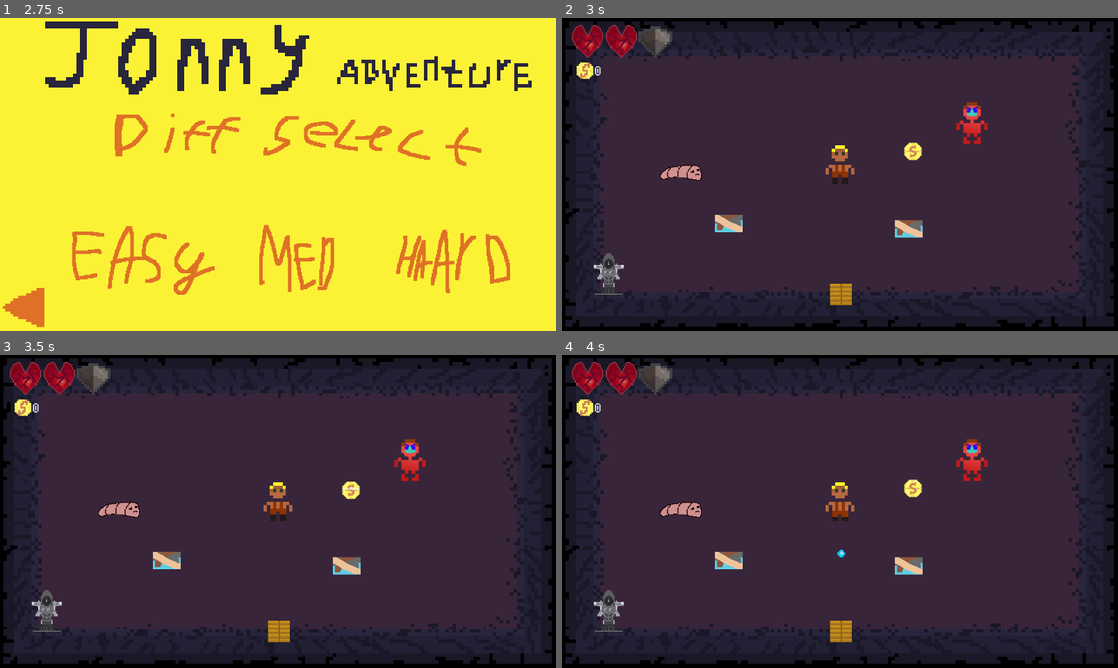
Above: before the commit, frames 1-4 (two rows, left to right).
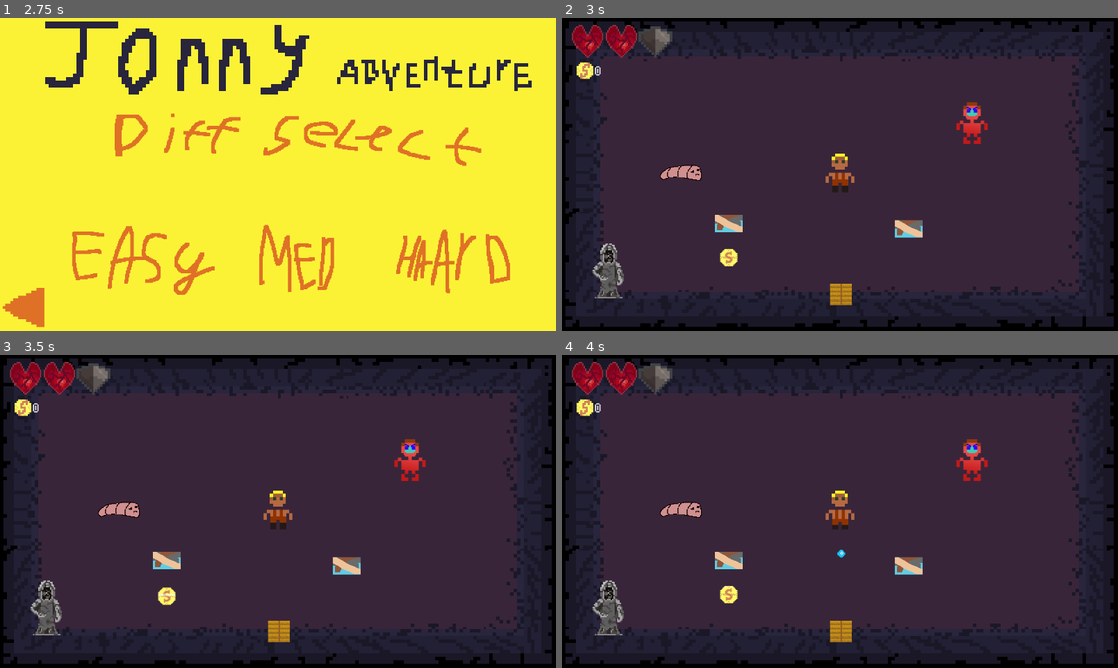
Above: after the commit, the same moments.

Repository: Korneplod1337/Jonny-Adventure
Game: Godot game, scene res://start.tscn
Same seed, same stepped clock (60 frames per second), same inputs: the game is played once before the commit and once after it.
Inputs (mouse positions are in pixels of both pictures, inside the frame that each line leads up to):
- Up to frame 1 (2.75 s): tap Enter at 0.5 s; move the mouse to (400, 158) at 0.52 s; hold Right (fire_right) 0.53-1.25 s; tap I (i) at 0.6 s; tap O (o) at 0.8 s; click (127, 274) at 1.25 s; click "Jonny" at 2 s
- Up to frame 2 (3 s): click (701, 255) at 2.75 s
- Up to frame 3 (3.5 s): no input
- Up to frame 4 (4 s): move the mouse to (728, 527) at 3.52 s; hold Down (fire_down) from 3.53 s (still down); tap O (o) at 3.6 s; tap I (i) at 3.8 s

Frame 1 is identical in both runs. In frame 2, 1.3% of the frame differs, in the area x 5-65%, y 39-90%; in frame 3, 1.3%; in frame 4, 1.3%.

Commit message:
all shrines

Diff:
--- a/game/player/Jonny/Jonny.tscn
+++ b/game/player/Jonny/Jonny.tscn
@@ -131,17 +131,17 @@
 shot_scene = ExtResource("2_3ep63")
 
 [node name="AnimatedSprite2D" type="AnimatedSprite2D" parent="." unique_id=222282461]
-position = Vector2(0, -12)
+position = Vector2(0, -1.6216221)
 sprite_frames = SubResource("SpriteFrames_g617h")
 animation = &"afk_default"
 
 [node name="AnimatedShot" type="AnimatedSprite2D" parent="." unique_id=2140154797]
-position = Vector2(0, -25.945946)
+position = Vector2(0, -16)
 sprite_frames = SubResource("SpriteFrames_epc1c")
 animation = &"down"
 
 [node name="CollisionPolygon2D" type="CollisionPolygon2D" parent="." unique_id=619690835]
-position = Vector2(0, -11.8918915)
+position = Vector2(0, -2.1621618)
 polygon = PackedVector2Array(-10, 0, -10, 24, 10, 24, 10, 0)
 
 [node name="immune_Timer" type="Timer" parent="." unique_id=1440095197]
@@ -156,7 +156,7 @@
 limit_smoothed = true
 
 [node name="InteractingComponents" parent="." unique_id=2012981929 instance=ExtResource("17_gh012")]
-position = Vector2(0, -11.351351)
+position = Vector2(0, -1.0810814)
 
 [connection signal="timeout" from="immune_Timer" to="." method="_on_immune_timer_timeout"]
 [connection signal="timeout" from="shot_Timer" to="." method="_on_shot_timer_timeout"]
--- a/game/presets/1-st floor/start_room.tscn
+++ b/game/presets/1-st floor/start_room.tscn
@@ -62,11 +62,11 @@
 position = Vector2(304, -118)
 
 [node name="ShrineTest" parent="." unique_id=2017981582 instance=ExtResource("5_sejrf")]
-position = Vector2(-534, 223)
-shrine_type = 1
+position = Vector2(-534, 222)
+shrine_type = 0
 
 [node name="EmenyWorm" parent="." unique_id=1527446258 instance=ExtResource("6_r5ugo")]
 position = Vector2(-371, -13)
 
 [node name="Coin" parent="." unique_id=398995973 instance=ExtResource("7_nbcw0")]
-position = Vector2(168, -51)
+position = Vector2(-256, 193)
--- a/game/presets/shrines/shrine_test.tscn
+++ b/game/presets/shrines/shrine_test.tscn
@@ -10,12 +10,24 @@
 [ext_resource type="Texture2D" uid="uid://clnsmgkv73cq5" path="res://image/rooms/shrines/shrine_dmg3.png" id="5_cybcr"]
 [ext_resource type="Texture2D" uid="uid://s23d7rih5xtn" path="res://image/rooms/shrines/shrine_hp3.png" id="5_hrdi4"]
 [ext_resource type="Texture2D" uid="uid://djx41igk4nb3i" path="res://image/rooms/shrines/shrine_hp2.png" id="5_mml3l"]
+[ext_resource type="Texture2D" uid="uid://nffw16vpdfj5" path="res://image/rooms/shrines/shrine_fire_rate1.png" id="8_omw2r"]
+[ext_resource type="Texture2D" uid="uid://wnnua6uw7s4w" path="res://image/rooms/shrines/shrine_fire_rate2.png" id="9_2tnob"]
+[ext_resource type="Texture2D" uid="uid://bqtgfeeavm8wt" path="res://image/rooms/shrines/shrine_fire_rate3.png" id="10_fbl4l"]
 [ext_resource type="Texture2D" uid="uid://bqtrkwfyofj6v" path="res://image/rooms/shrines/shrine_spread1.png" id="11_3lbhn"]
+[ext_resource type="Texture2D" uid="uid://cj1n4d14ojwap" path="res://image/rooms/shrines/shrine_luck1.png" id="11_30nv8"]
 [ext_resource type="Texture2D" uid="uid://by0ww6du4mjyh" path="res://image/rooms/shrines/shrine_speed1.png" id="11_db3m8"]
+[ext_resource type="Texture2D" uid="uid://bmfudcu0ilfcl" path="res://image/rooms/shrines/shrine_luck2.png" id="12_05gwu"]
 [ext_resource type="Texture2D" uid="uid://drbmiu8ifhci7" path="res://image/rooms/shrines/shrine_spread2.png" id="12_nhpsd"]
 [ext_resource type="Texture2D" uid="uid://ckp07118cv83n" path="res://image/rooms/shrines/shrine_speed2.png" id="12_x3s17"]
 [ext_resource type="Texture2D" uid="uid://kchc8t1u13m" path="res://image/rooms/shrines/shrine_spread3.png" id="13_bead5"]
 [ext_resource type="Texture2D" uid="uid://b86wnp7u85si6" path="res://image/rooms/shrines/shrine_speed3.png" id="13_dtky1"]
+[ext_resource type="Texture2D" uid="uid://ys46daf8st3l" path="res://image/rooms/shrines/shrine_luck3.png" id="13_sxitj"]
+[ext_resource type="Texture2D" uid="uid://dyyan3k8c7yb5" path="res://image/rooms/shrines/shrine_magic1.png" id="14_h3lv3"]
+[ext_resource type="Texture2D" uid="uid://b1gvpdlvwvpir" path="res://image/rooms/shrines/shrine_magic2.png" id="15_j5pge"]
+[ext_resource type="Texture2D" uid="uid://dh2l4guu41doy" path="res://image/rooms/shrines/shrine_magic3.png" id="16_88yil"]
+[ext_resource type="Texture2D" uid="uid://dub7pi8apy7td" path="res://image/rooms/shrines/shrine_range1.png" id="23_ucbk4"]
+[ext_resource type="Texture2D" uid="uid://dsbw5w5jluhjj" path="res://image/rooms/shrines/shrine_range2.png" id="24_lomis"]
+[ext_resource type="Texture2D" uid="uid://ca33hwcs8k3ff" path="res://image/rooms/shrines/shrine_range3.png" id="25_0wj7s"]
 
 [sub_resource type="RectangleShape2D" id="RectangleShape2D_rwp4v"]
 size = Vector2(88, 94.66667)
@@ -57,10 +69,7 @@
 }, {
 "frames": [{
 "duration": 1.0,
-"texture": ExtResource("2_hnwl0")
-}, {
-"duration": 1.0,
-"texture": ExtResource("3_hrdi4")
+"texture": ExtResource("8_omw2r")
 }],
 "loop": true,
 "name": &"fire_rate",
@@ -68,10 +77,10 @@
 }, {
 "frames": [{
 "duration": 1.0,
-"texture": ExtResource("2_hnwl0")
-}, {
-"duration": 1.0,
-"texture": ExtResource("3_hrdi4")
+"texture": ExtResource("9_2tnob")
+}, {
+"duration": 1.0,
+"texture": ExtResource("10_fbl4l")
 }],
 "loop": true,
 "name": &"fire_rate_active",
@@ -98,10 +107,7 @@
 }, {
 "frames": [{
 "duration": 1.0,
-"texture": ExtResource("2_hnwl0")
-}, {
-"duration": 1.0,
-"texture": ExtResource("3_hrdi4")
+"texture": ExtResource("11_30nv8")
 }],
 "loop": true,
 "name": &"luck",
@@ -109,21 +115,18 @@
 }, {
 "frames": [{
 "duration": 1.0,
-"texture": ExtResource("2_hnwl0")
-}, {
-"duration": 1.0,
-"texture": ExtResource("3_hrdi4")
+"texture": ExtResource("12_05gwu")
+}, {
+"duration": 1.0,
+"texture": ExtResource("13_sxitj")
 }],
 "loop": true,
 "name": &"luck_active",
-"speed": 5.0
-}, {
-"frames": [{
-"duration": 1.0,
-"texture": ExtResource("2_hnwl0")
-}, {
-"duration": 1.0,
-"texture": ExtResource("3_hrdi4")
+"speed": 4.0
+}, {
+"frames": [{
+"duration": 1.0,
+"texture": ExtResource("14_h3lv3")
 }],
 "loop": true,
 "name": &"magic",
@@ -131,10 +134,10 @@
 }, {
 "frames": [{
 "duration": 1.0,
-"texture": ExtResource("2_hnwl0")
-}, {
-"duration": 1.0,
-"texture": ExtResource("3_hrdi4")
+"texture": ExtResource("15_j5pge")
+}, {
+"duration": 1.0,
+"texture": ExtResource("16_88yil")
 }],
 "loop": true,
 "name": &"magic_active",
@@ -161,10 +164,7 @@
 }, {
 "frames": [{
 "duration": 1.0,
-"texture": ExtResource("2_hnwl0")
-}, {
-"duration": 1.0,
-"texture": ExtResource("3_hrdi4")
+"texture": ExtResource("23_ucbk4")
 }],
 "loop": true,
 "name": &"range",
@@ -172,10 +172,10 @@
 }, {
 "frames": [{
 "duration": 1.0,
-"texture": ExtResource("2_hnwl0")
-}, {
-"duration": 1.0,
-"texture": ExtResource("3_hrdi4")
+"texture": ExtResource("24_lomis")
+}, {
+"duration": 1.0,
+"texture": ExtResource("25_0wj7s")
 }],
 "loop": true,
 "name": &"range_active",
@@ -224,8 +224,7 @@
 [node name="AnimatedSprite2D" type="AnimatedSprite2D" parent="." unique_id=434765893]
 scale = Vector2(3, 3)
 sprite_frames = SubResource("SpriteFrames_6c05r")
-animation = &"move_speed_active"
-frame = 1
-frame_progress = 0.39941153
+animation = &"luck_active"
+frame_progress = 0.8208819
 
 [node name="AudioStreamPlayer2D" type="AudioStreamPlayer2D" parent="." unique_id=1748129473]
Binary file added: image/rooms/shrines/Sprite-as_shrine.aseprite
Binary file changed: image/rooms/shrines/Sprite-empty_shrine.aseprite
Binary file added: image/rooms/shrines/Sprite-fr_shrine.aseprite
Binary file added: image/rooms/shrines/Sprite-luck_shrine.aseprite
Binary file added: image/rooms/shrines/Sprite-magic_shrine.aseprite
Binary file added: image/rooms/shrines/Sprite-ms_shrine.aseprite
Binary file added: image/rooms/shrines/Sprite-ms_shrine1.png
Not shown, added: image/rooms/shrines/Sprite-ms_shrine1.png.import
Binary file added: image/rooms/shrines/Sprite-ms_shrine2.png
Not shown, added: image/rooms/shrines/Sprite-ms_shrine2.png.import
Binary file added: image/rooms/shrines/Sprite-ms_shrine3.png
Not shown, added: image/rooms/shrines/Sprite-ms_shrine3.png.import
(and 25 more such lines)
